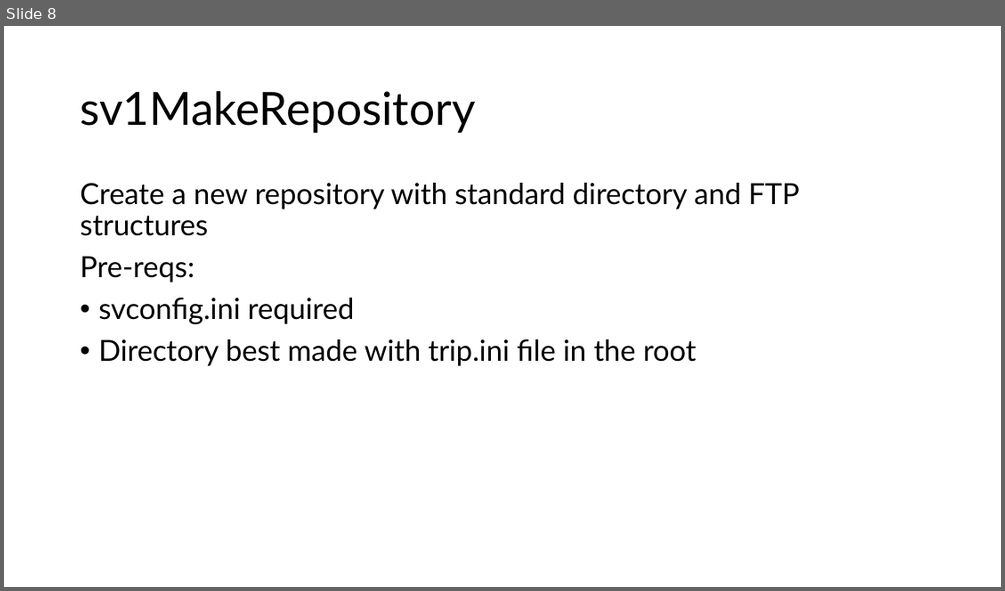
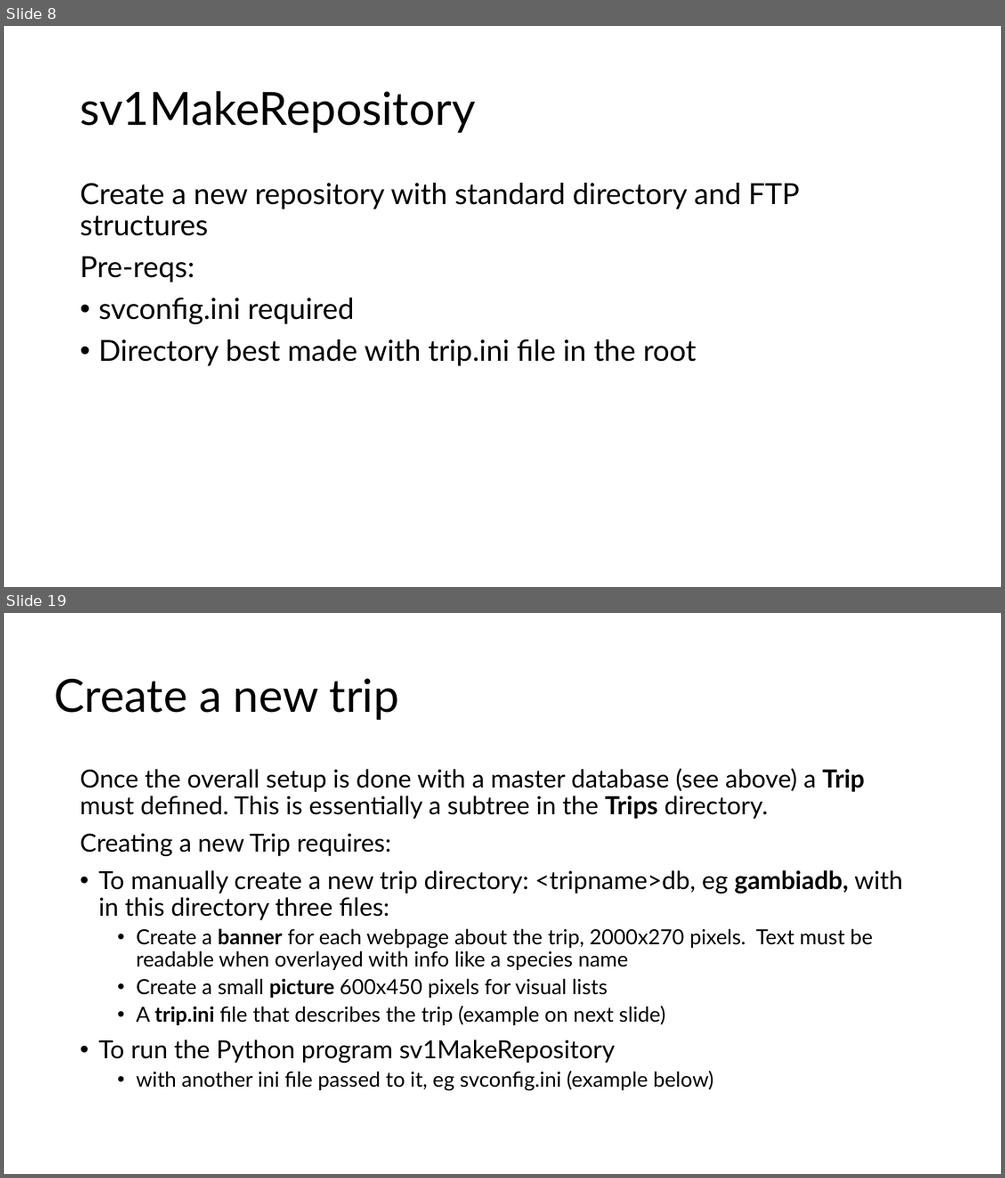
Before and after one commit to gilbert-houtekamer/SpeciesViewer, a slide deck: docs/SpeciesViewer architecture pictures.pptx. Shown one above the other, each under a label of ours: slide 8 before the commit, slides 8 and 19 after it; the slides between them are not shown. The pictures are 1005x591 and 1005x1178 pixels, drawn with LibreOffice and Linux fonts; fonts in the diff are those of the drawing. Boxes give left, top, right and bottom in pixels: in the first picture for what was removed or moved away, otherwise in the second. Text is boxed around its words. In the diff, an @@ line names an element or a change of style, - is before the commit and + after.

```diff
--- a/docs/SpeciesViewer architecture pictures.pptx
+++ b/docs/SpeciesViewer architecture pictures.pptx
@@ slide 19 added at (4, 613, 1001, 1174), background #FFFFFF @@
@@ title added at (55, 678, 399, 720), 44 pt, text #000000 @@
+Create a new trip
@@ text added at (80, 768, 902, 1091), 24 pt, text #000000 @@
+Once the overall setup is done with a master database (see above) a Trip must defined. This is essentially a subtree in the Trips directory.
+Creating a new Trip requires:
+• To manually create a new trip directory: <tripname>db, eg gambiadb, with in this directory three files:
+  • Create a banner for each webpage about the trip, 2000x270 pixels. Text must be readable when overlayed with info like a species name
+  • Create a small picture 600x450 pixels for visual lists
+  • A trip.ini file that describes the trip (example on next slide)
+• To run the Python program sv1MakeRepository
+  • with another ini file passed to it, eg svconfig.ini (example below)
```
Also in this commit, not shown: 1 slide changed, 11 other slides added, 35 other files.
